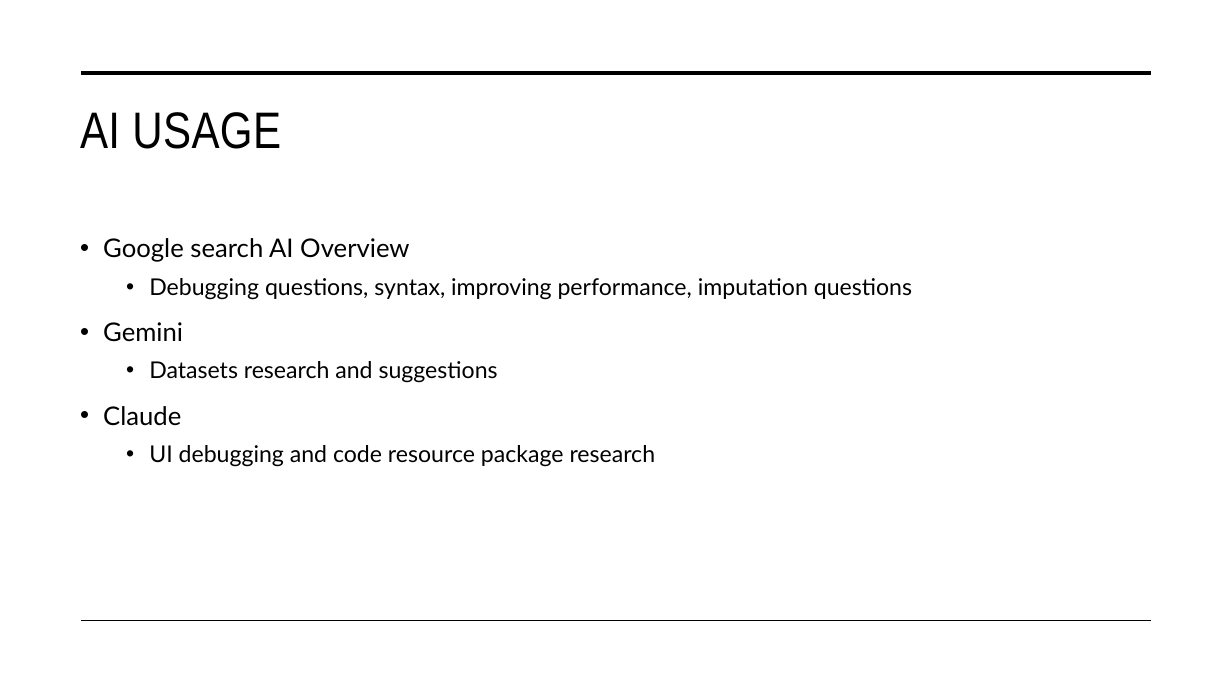
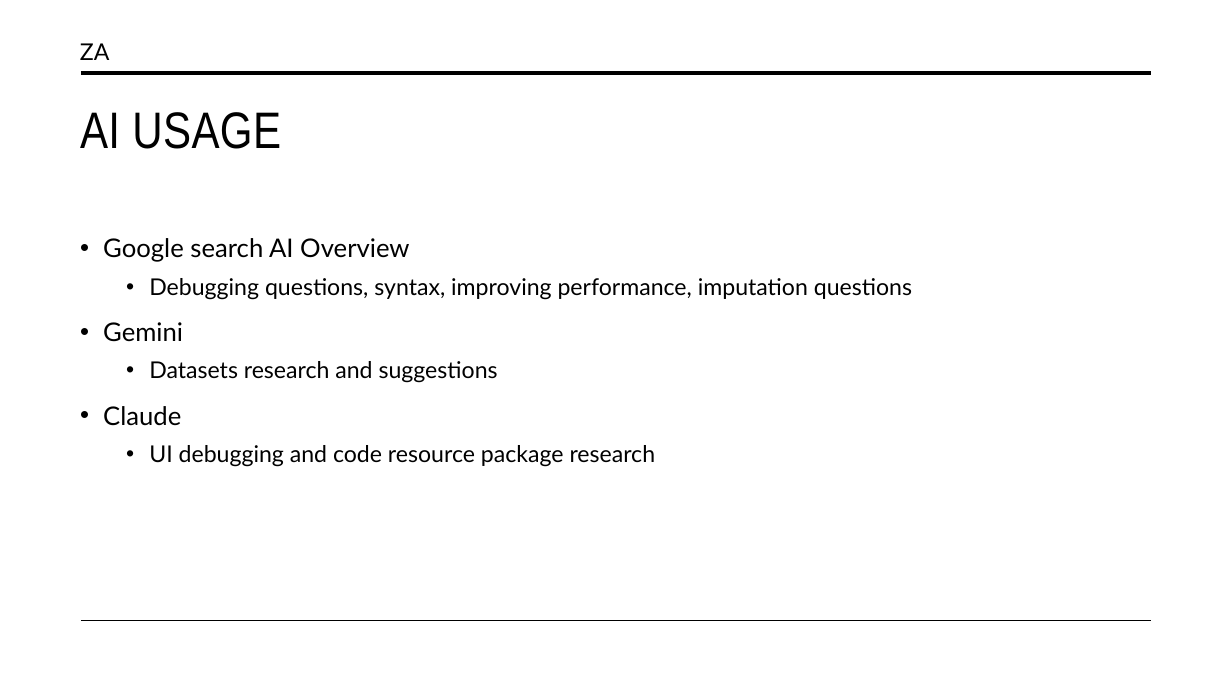
Before and after one commit to daisyapto/CMPSC445_Project2, a slide deck: slide 10 of CMPSC445_Project2_Presentation.pptx. Drawn at 1232x693 pixels with LibreOffice and Linux fonts; fonts in the diff are those of the drawing. Boxes give left, top, right and bottom in pixels: in the first picture for what was removed or moved away, otherwise in the second. Text is boxed around its words. In the diff, an @@ line names an element or a change of style, - is before the commit and + after.

```diff
--- a/CMPSC445_Project2_Presentation.pptx
+++ b/CMPSC445_Project2_Presentation.pptx
@@ text added at (x1=80, y1=43, x2=110, y2=60), 18 pt, text #000000 @@
+ZA
```
Also in this commit, not shown: 9 other slides changed, 1 slide removed.
